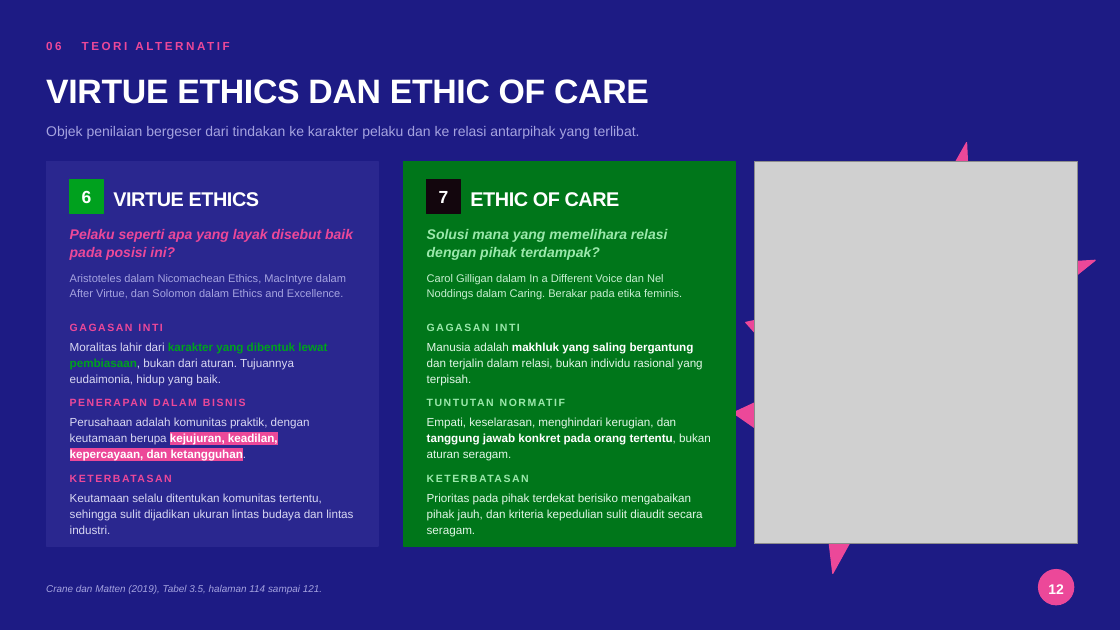
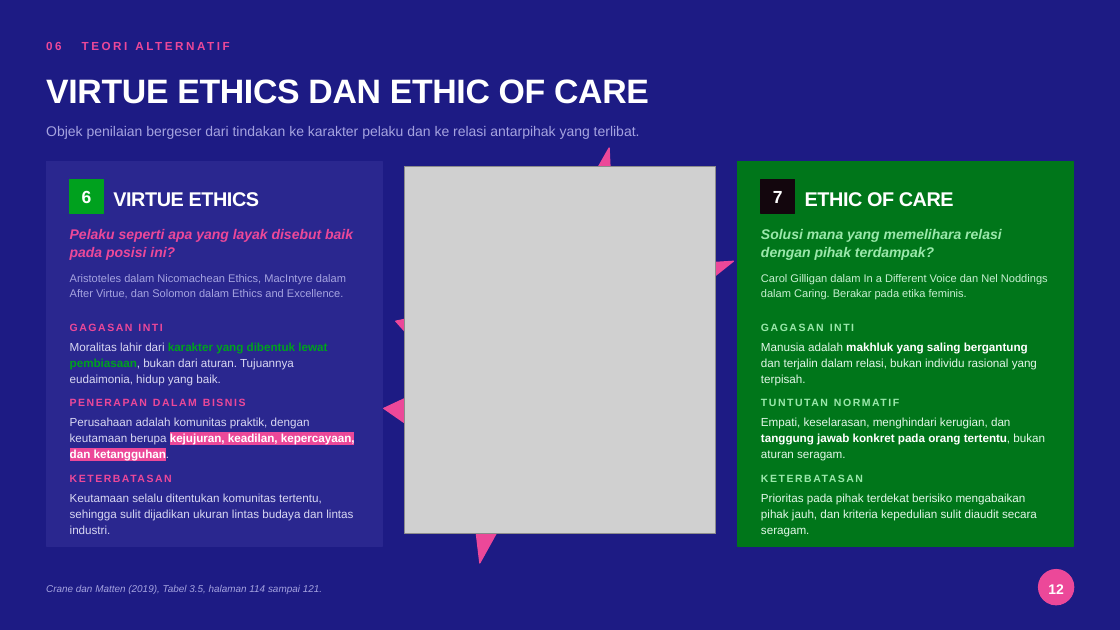
Before and after one commit to aslihabnuri/Dom-Manipulation, a slide deck: slide 12 of business-ethics/WOW-Business-Ethics-Hilirisasi-Nikel.pptx. Drawn at 1120x630 pixels with LibreOffice and Linux fonts; fonts in the diff are those of the drawing; grey boxes stand for pictures; background and template pictures are left out. Boxes give left, top, right and bottom in pixels: in the first picture for what was removed or moved away, otherwise in the second. Text is boxed around its words. In the diff, an @@ line names an element or a change of style, - is before the commit and + after.

```diff
--- a/business-ethics/WOW-Business-Ethics-Hilirisasi-Nikel.pptx
+++ b/business-ethics/WOW-Business-Ethics-Hilirisasi-Nikel.pptx
@@ irregular seal resized from (x1=712, y1=132, x2=1120, y2=581) to (x1=363, y1=138, x2=758, y2=570) @@
@@ rectangle resized from (x1=46, y1=161, x2=378, y2=546) to (x1=46, y1=161, x2=382, y2=546) @@
@@ picture resized from (x1=755, y1=161, x2=1078, y2=544) to (x1=405, y1=166, x2=716, y2=534) @@
@@ rectangle resized from (x1=403, y1=161, x2=735, y2=546) to (x1=738, y1=161, x2=1074, y2=546) @@
@@ text "7" moved from (x1=439, y1=191, x2=449, y2=203) to (x1=773, y1=191, x2=783, y2=203) @@
@@ rectangle moved from (x1=427, y1=180, x2=460, y2=213) to (x1=761, y1=180, x2=795, y2=213) @@
@@ text "ETHIC OF CARE" moved from (x1=470, y1=192, x2=620, y2=207) to (x1=805, y1=192, x2=954, y2=207) @@
@@ text "Solusi mana yang memelihara relasi ..." moved from (x1=427, y1=229, x2=668, y2=260) to (x1=761, y1=229, x2=1002, y2=260) @@
@@ text "Carol Gilligan dalam In a ..." rewrapped from (x1=427, y1=274, x2=682, y2=299) to (x1=761, y1=274, x2=1048, y2=299) @@
@@ text "GAGASAN INTI" moved from (x1=427, y1=323, x2=519, y2=331) to (x1=761, y1=323, x2=854, y2=331) @@
@@ text "Manusia adalah makhluk yang saling ..." moved from (x1=427, y1=342, x2=702, y2=386) to (x1=761, y1=342, x2=1037, y2=386) @@
@@ text "PENERAPAN DALAM BISNIS" rewrapped from (x1=70, y1=392, x2=355, y2=412) to (x1=70, y1=392, x2=359, y2=412) @@
@@ text "Perusahaan adalah komunitas praktik, dengan ..." rewrapped from (x1=70, y1=417, x2=310, y2=461) to (x1=70, y1=417, x2=355, y2=461) @@
@@ text "TUNTUTAN NORMATIF" rewrapped from (x1=427, y1=392, x2=712, y2=412) to (x1=761, y1=392, x2=1050, y2=412) @@
@@ text "Empati, keselarasan, menghindari kerugian, dan ..." moved from (x1=427, y1=417, x2=711, y2=461) to (x1=761, y1=417, x2=1045, y2=461) @@
@@ text "KETERBATASAN" rewrapped from (x1=427, y1=467, x2=712, y2=487) to (x1=761, y1=467, x2=1050, y2=487) @@
@@ text "Prioritas pada pihak terdekat berisiko ..." moved from (x1=427, y1=493, x2=703, y2=537) to (x1=761, y1=493, x2=1037, y2=537) @@
```
Also in this commit, not shown: 9 other slides changed, 1 other file.
